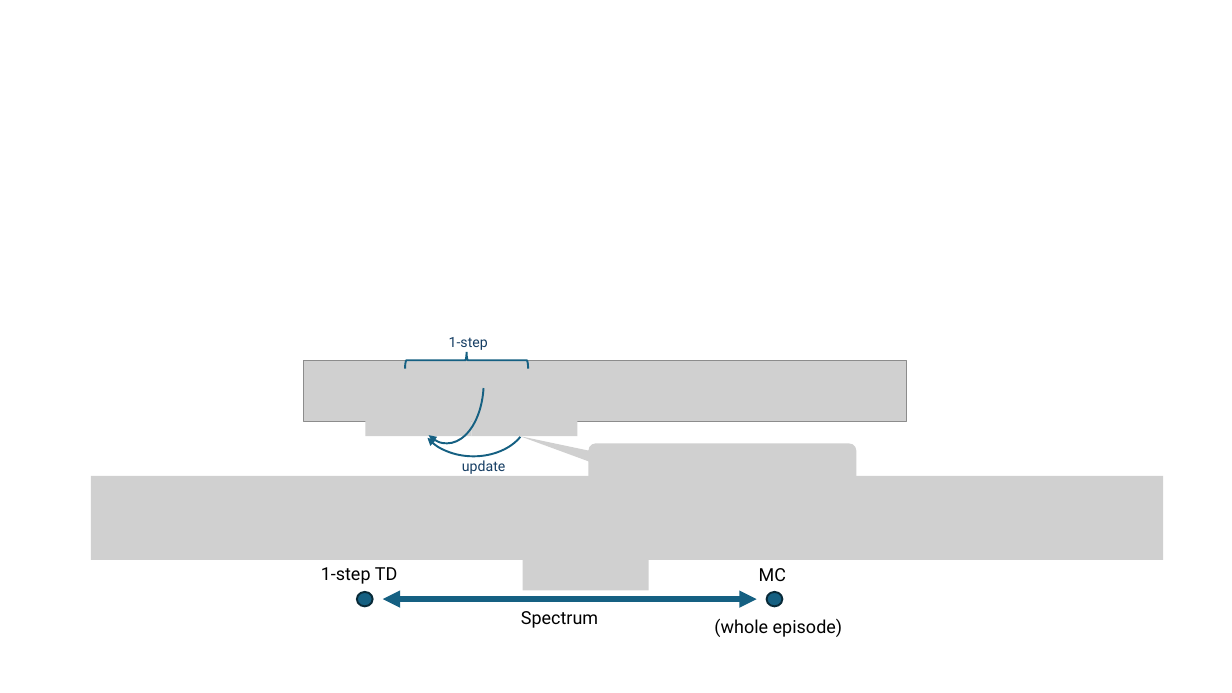
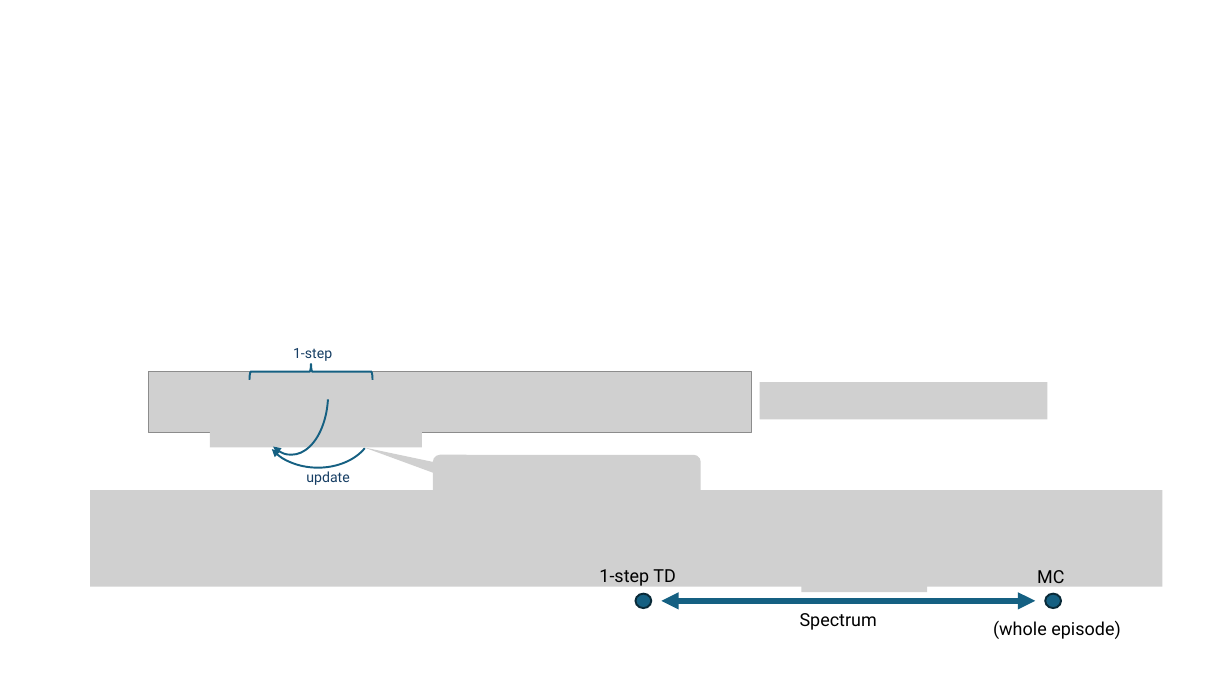
Before and after one commit to mhahsler/Introduction_to_Reinforcement_Learning, a slide deck: slide 4 of slides/Lecture_Chapter07.pptx. Drawn at 1232x693 pixels with LibreOffice and Linux fonts; fonts in the diff are those of the drawing; grey boxes stand for pictures. Boxes give left, top, right and bottom in pixels: in the first picture for what was removed or moved away, otherwise in the second. Text is boxed around its words. In the diff, an @@ line names an element or a change of style, - is before the commit and + after.

```diff
--- a/slides/Lecture_Chapter07.pptx
+++ b/slides/Lecture_Chapter07.pptx
@@ 4 pictures, 2 texts, 2 arc (boxed as its full ellipse)s, 1 right brace: place and size @@
-4 pictures, 2 texts, 2 arc (boxed as its full ellipse)s, 1 right brace at [304,322,907,487]
+4 pictures, 2 texts, 2 arc (boxed as its full ellipse)s, 1 right brace at [149,333,751,498]
@@ picture added at [760,383,1048,420] @@
@@ picture: place and size @@
-picture at [91,476,1163,560]
+picture at [91,491,1163,587]
@@ 4 texts, 2 ellipses, 1 picture, 1 double arrow: place and size @@
-4 texts, 2 ellipses, 1 picture, 1 double arrow at [321,559,843,637]
+4 texts, 2 ellipses, 1 picture, 1 double arrow at [599,561,1121,639]
```
Also in this commit, not shown: 5 other slides changed, 1 slide added, 1 slide removed, 1 other file.
